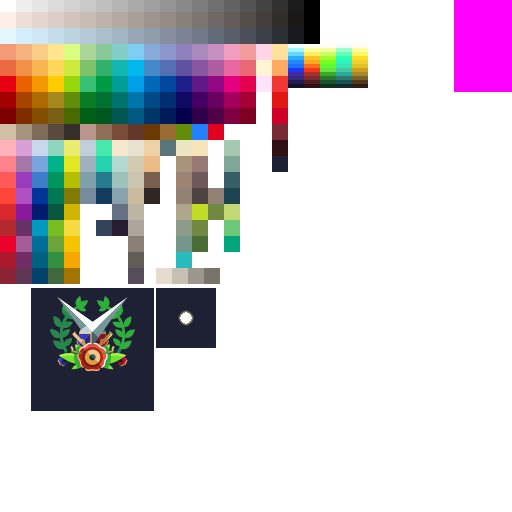
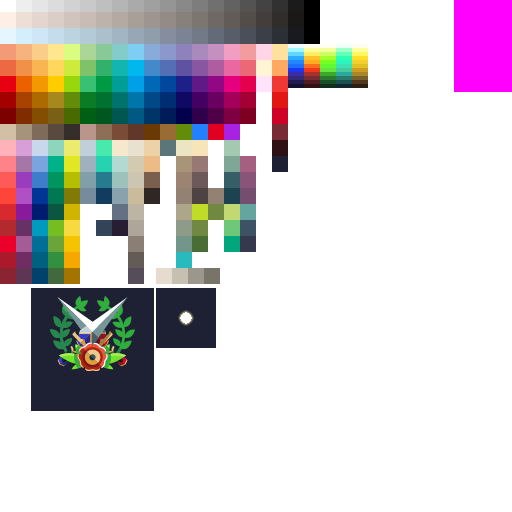
Comparing the layer stacks of the two 512 × 512 images. Changes:
added layer "Layer 10 copy" above "Layer 10" over (224, 124, 256, 252)
